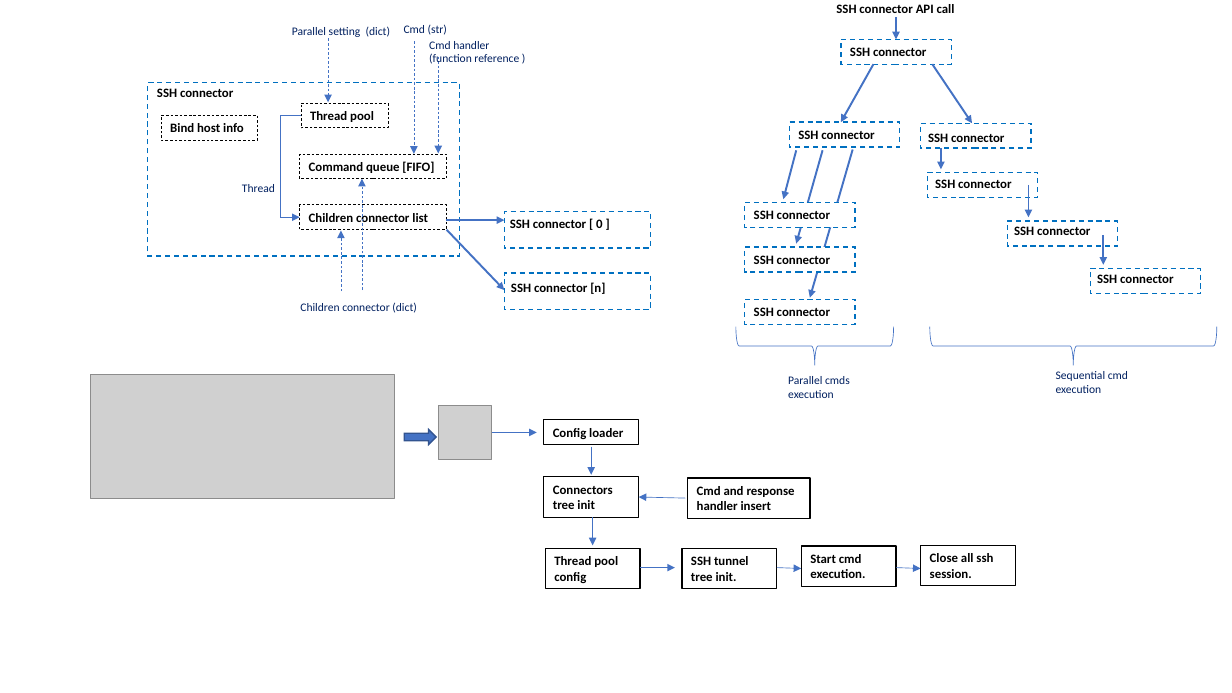
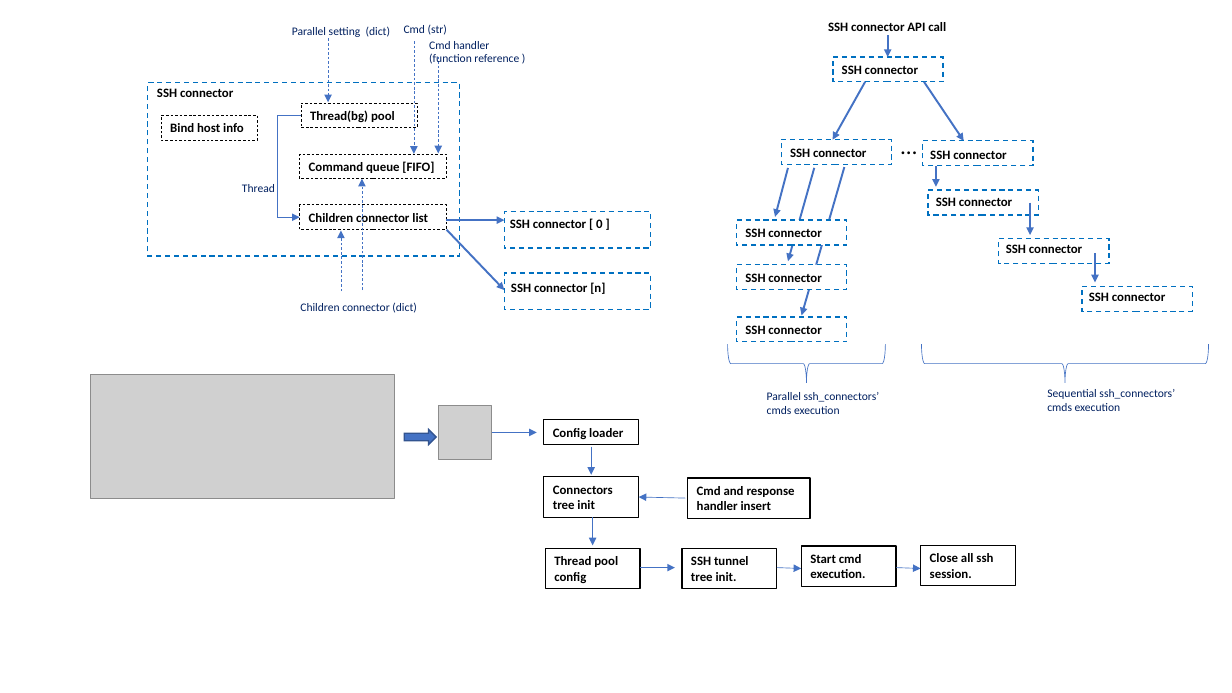
Before and after one commit to LiuYuancheng/SSH_Connect_Tools, a slide deck: slide 2 of doc/designDoc.pptx. Drawn at 1232x693 pixels with LibreOffice and Linux fonts; fonts in the diff are those of the drawing; grey boxes stand for pictures. Boxes give left, top, right and bottom in pixels: in the first picture for what was removed or moved away, otherwise in the second. Text is boxed around its words. In the diff, an @@ line names an element or a change of style, - is before the commit and + after.

```diff
--- a/doc/designDoc.pptx
+++ b/doc/designDoc.pptx
@@ elbow arrow (301, 116) - (299, 217): route changed @@
@@ rectangle "Thread(bg) pool": place and size @@
-rectangle "Thread(bg) pool" at bbox=[301, 103, 388, 128]
+rectangle "Thread(bg) pool" at bbox=[301, 103, 418, 128]
@@ text in rectangle at bbox=[310, 110, 395, 122]: text changed @@
-Thread pool
+Thread(bg) pool
@@ text added at bbox=[892, 128, 929, 165], 18 pt, text #000000 @@
+…
@@ 2 texts, 2 rectangles, 1 arrow: place and size @@
-2 texts, 2 rectangles, 1 arrow at bbox=[921, 123, 1038, 217]
+2 texts, 2 rectangles, 1 arrow at bbox=[923, 140, 1038, 235]
@@ arrow moved from (941, 149) - (941, 169) to (936, 165) - (936, 187) @@
@@ 7 arrows, 3 rectangles, 2 texts, 2 left braces: place and size @@
-7 arrows, 3 rectangles, 2 texts, 2 left braces at bbox=[736, 18, 1218, 366]
+7 arrows, 3 rectangles, 2 texts, 2 left braces at bbox=[728, 35, 1209, 383]
@@ 6 texts, 4 rectangles: place and size @@
-6 texts, 4 rectangles at bbox=[745, 4, 1201, 324]
+6 texts, 4 rectangles at bbox=[737, 22, 1192, 342]
@@ text at bbox=[1047, 389, 1175, 411]: text changed @@
-Sequential cmd execution
+Sequential ssh_connectors’ cmds execution
@@ text at bbox=[767, 392, 880, 414]: text changed @@
-Parallel cmds execution
+Parallel ssh_connectors’ cmds execution
```
Also in this commit, not shown: 1 other slide changed, 5 other files.
